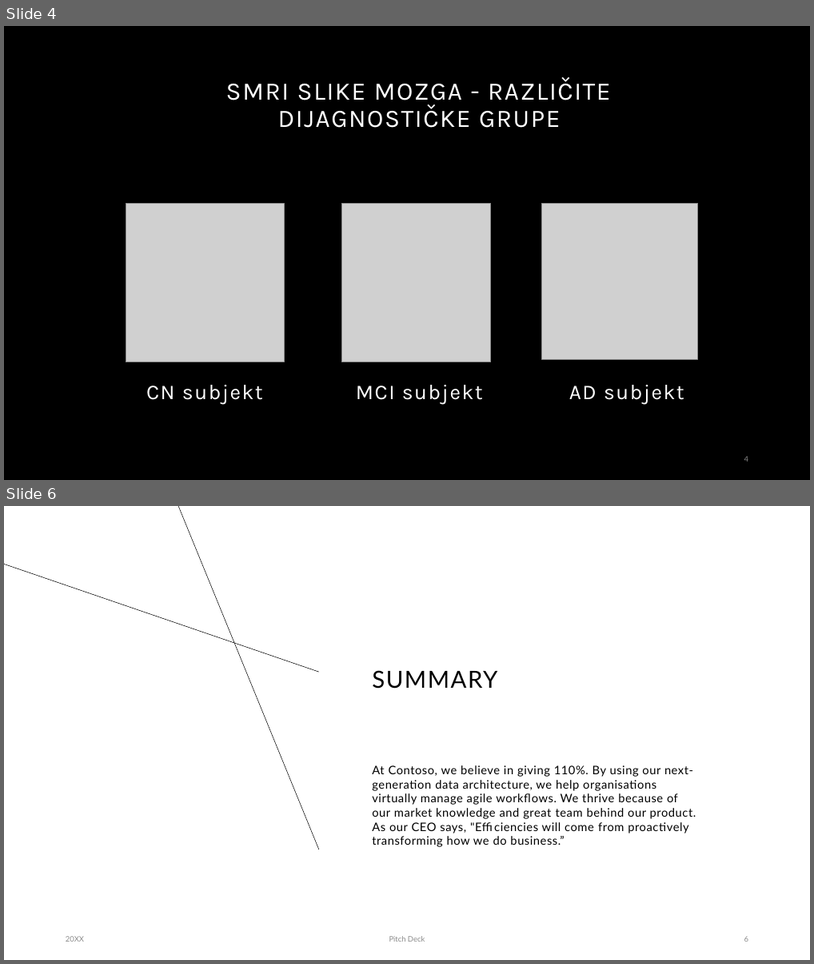
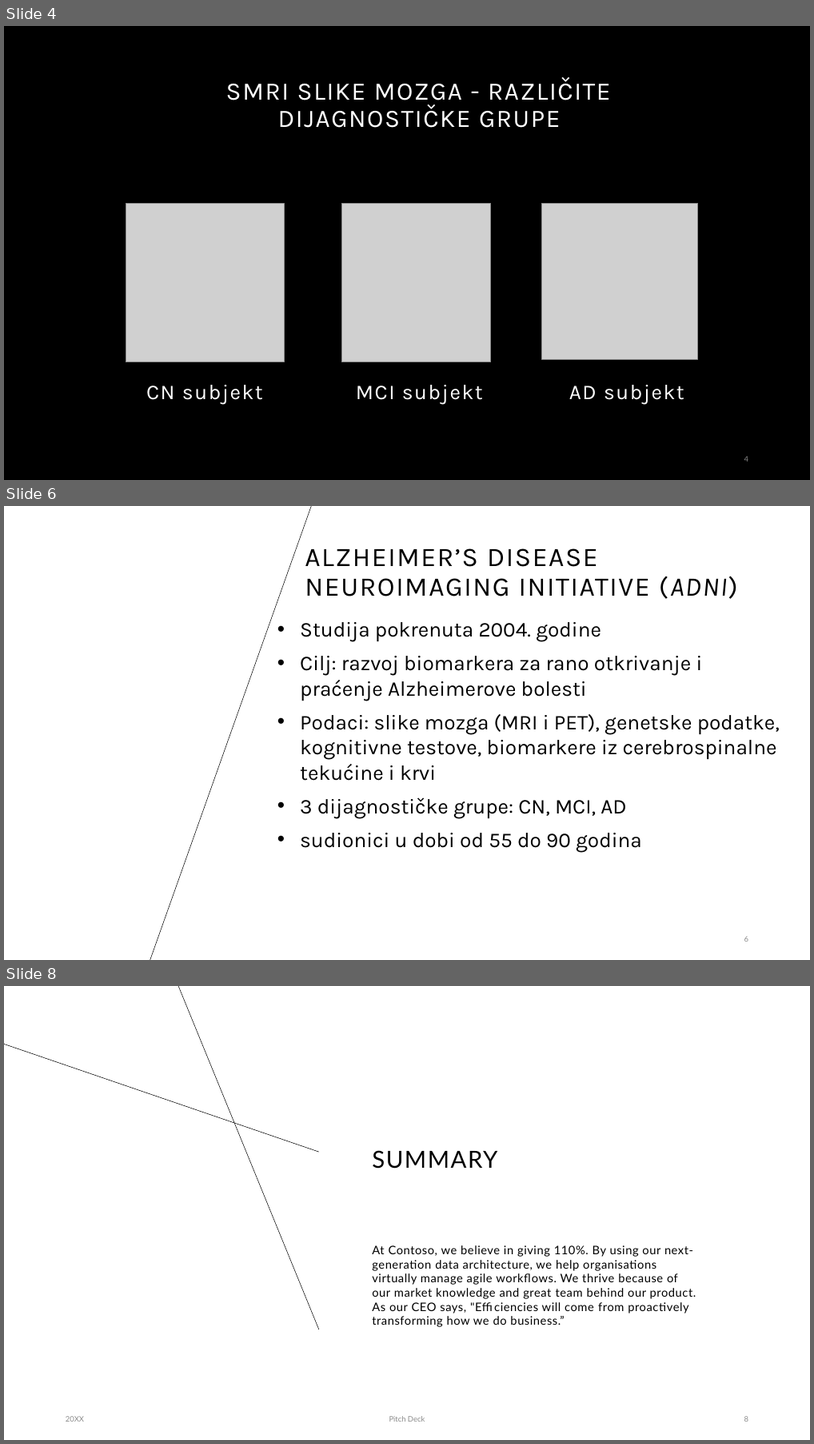
Before and after one commit to bpetra1/ML-Alzheimer-BrainMRI-Classification, a slide deck: prezentacija/ML_Alzheimer.pptx. Shown one above the other, each under a label of ours: slides 4 and 6 before the commit, slides 4, 6 and 8 after it; the slides between them are not shown. The pictures are 814x964 and 814x1444 pixels, drawn with LibreOffice and Linux fonts; fonts in the diff are those of the drawing; grey boxes stand for pictures; background and template pictures are left out. Boxes give left, top, right and bottom in pixels: in the first picture for what was removed or moved away, otherwise in the second. Text is boxed around its words. In the diff, an @@ line names an element or a change of style, - is before the commit and + after.

```diff
--- a/prezentacija/ML_Alzheimer.pptx
+++ b/prezentacija/ML_Alzheimer.pptx
@@ slide 6 added at (x1=4, y1=506, x2=810, y2=960), background #FFFFFF @@
@@ line added from (150, 960) to (311, 506), #000000 0.5 pt @@
@@ text added at (x1=305, y1=548, x2=738, y2=599), 32 pt, text #000000 @@
+ALZHEIMER’S DISEASE NEUROIMAGING INITIATIVE (ADNI)
@@ text added at (x1=300, y1=622, x2=780, y2=852), 25 pt, text #000000 @@
+• Studija pokrenuta 2004. godine
+• Cilj: razvoj biomarkera za rano otkrivanje i praćenje Alzheimerove bolesti
+• Podaci: slike mozga (MRI i PET), genetske podatke, kognitivne testove, biomarkere iz cerebrospinalne tekućine i krvi
+• 3 dijagnostičke grupe: CN, MCI, AD
+• sudionici u dobi od 55 do 90 godina
@@ page number added at (x1=745, y1=936, x2=749, y2=941), 9 pt, text #8C8C8C @@
+6
@@ what was slide 6 is now slide 8 @@
```
Also in this commit, not shown: 2 other slides added, 1 slide removed, 1 other file.
